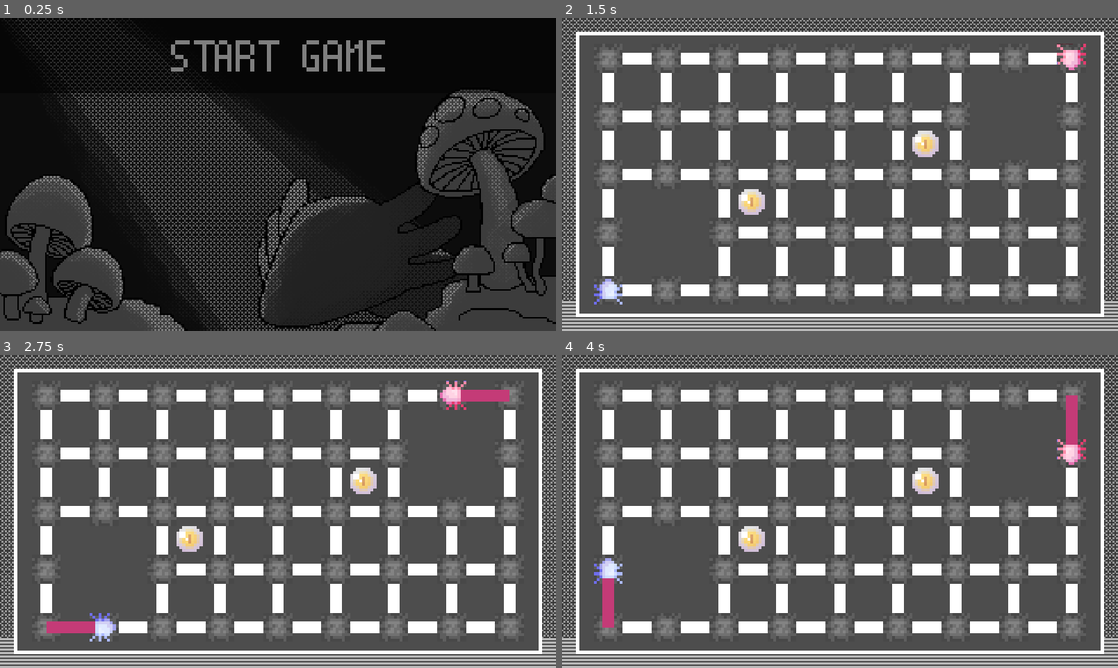
Above: before the commit, frames 1-4 (two rows, left to right).
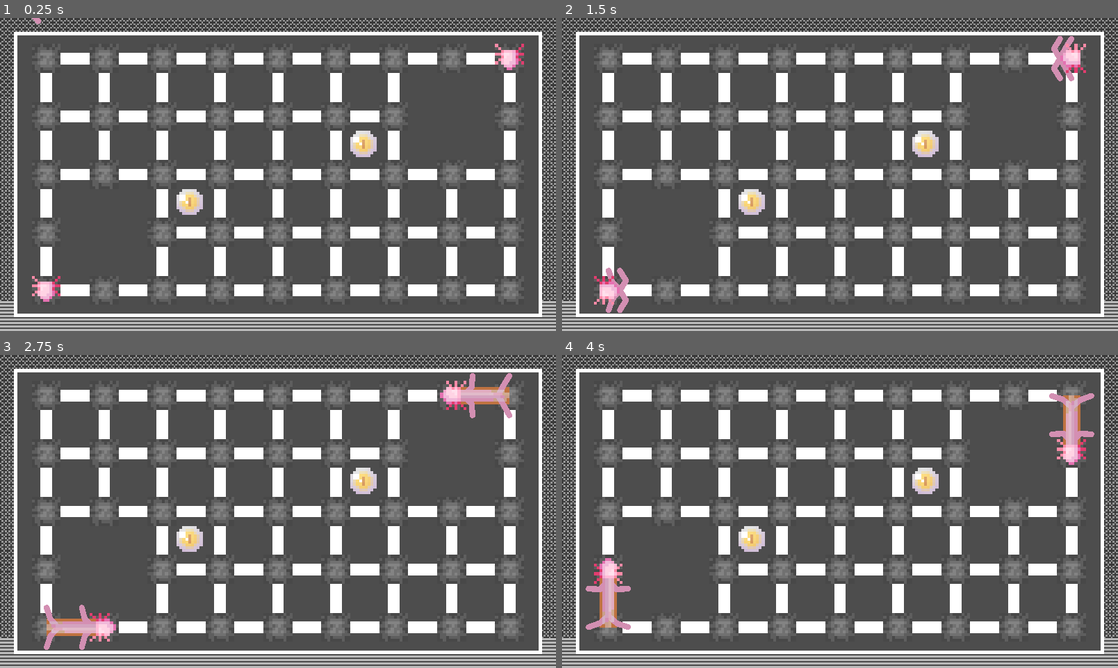
Above: after the commit, the same moments.

Repository: r8114wjbn9118/Hello-Godot-Game-Jam-1
Game: Godot game, scene res://Map/Map.tscn
Two runs of this game, one before a commit and one after it. Both use one fixed random seed, a clock stepped at 60 frames per second and the inputs below. Before the commit the project starts from res://scene/title.tscn. The engine's default icon, where the game draws it, is replaced by a stand-in: a white triangle on a blue panel in a dark square.
Inputs:
- Up to frame 1 (0.25 s): no input
- Up to frame 2 (1.5 s): tap Enter (ui_accept) at 0.5, 0.77 s; hold Right (ui_right) 0.53-1.28 s; hold Z (z) 0.53-1.28 s; hold Down (ui_down) from 1.28 s (still down); tap Z (z) at 1.35 s
- Up to frame 3 (2.75 s): tap Enter (ui_accept) at 1.52, 2 s; release Down (ui_down) at 2.03 s; hold Right (ui_right) from 2.03 s (still down); hold Z (z) from 2.03 s (still down)
- Up to frame 4 (4 s): release Right (ui_right) at 2.78 s; release Z (z) at 2.78 s; hold Up (ui_up) 2.78-3.53 s; tap Z (z) at 2.85 s; tap Enter (ui_accept) at 3.02, 3.77 s; hold Left (ui_left) from 3.53 s (still down); hold Z (z) from 3.53 s (still down)

The runs differ from the first frame. In frame 1, 83% of the frame differs, in the area x 0-100%, y 0-100%; in frame 2, 1.0%; in frame 3, 1.6%; in frame 4, 1.6%.

Commit message:
new body, leg IK and Worm remake

Diff:
--- a/Map/Map.tscn
+++ b/Map/Map.tscn
@@ -7,8 +7,8 @@
 [ext_resource type="Script" path="res://Map/wormManager.gd" id="4_5oq82"]
 [ext_resource type="Script" path="res://Map/VEdgeManager.gd" id="4_m55aa"]
 [ext_resource type="Script" path="res://Map/HEdgeManager.gd" id="5_phctv"]
-[ext_resource type="PackedScene" uid="uid://rjwfydc7rh45" path="res://MapItems/Worm.tscn" id="6_k3m5s"]
 [ext_resource type="PackedScene" uid="uid://ckbpjay4esc8r" path="res://MapItems/Foreground.tscn" id="9_gth0d"]
+[ext_resource type="PackedScene" uid="uid://3wu8fxil0bju" path="res://MapItems/WormTail/body/WormBody.tscn" id="9_tj3aa"]
 
 [node name="Map" type="Node2D"]
 script = ExtResource("1_anpjl")
@@ -45,18 +45,13 @@
 unique_name_in_owner = true
 script = ExtResource("4_5oq82")
 
-[node name="MainWorm" parent="Worm" instance=ExtResource("6_k3m5s")]
+[node name="MainWorm" parent="Worm" instance=ExtResource("9_tj3aa")]
 unique_name_in_owner = true
 position = Vector2(80, 470)
-rotation = 3.14159
-scale = Vector2(5, 5)
 
-[node name="SubWorm" parent="Worm" instance=ExtResource("6_k3m5s")]
+[node name="SubWorm" parent="Worm" instance=ExtResource("9_tj3aa")]
 unique_name_in_owner = true
 position = Vector2(880, 70)
-rotation = 6.28318
-scale = Vector2(5, 5)
-animation = &"sub"
 
 [node name="Foreground" parent="." instance=ExtResource("9_gth0d")]
 unique_name_in_owner = true
--- a/Map/wormManager.gd
+++ b/Map/wormManager.gd
@@ -41,7 +41,8 @@
 	init_pos()
 	move_path = [main_worm.game_pos]
 
-	create_body()
+	#create_body() # NOTE 已放進Worm
+	PathLine.max_distance = max_move_distance
 
 	state = ACTION.WAIT
 
@@ -52,12 +53,12 @@
 	sub_worm.game_pos = point_manager.get_point_game_pos(sub_worm.position)
 	sub_worm.position = point_manager.get_point_position(sub_worm.game_pos)
 
-func create_body():
-	var main_worm_body = main_worm.create_body(max_move_distance)
-	add_child(main_worm_body)
-
-	var sub_worm_body = sub_worm.create_body(max_move_distance)
-	add_child(sub_worm_body)
+#func create_body():
+	#var main_worm_body = main_worm.create_body(max_move_distance)
+	#add_child(main_worm_body)
+	#
+	#var sub_worm_body = sub_worm.create_body(max_move_distance)
+	#add_child(sub_worm_body)
 
 
 
@@ -203,9 +204,13 @@
 
 	_undo_redo.create_action("Move")
 	_undo_redo.add_do_method(move.bind(target, target_sub))
+	_undo_redo.add_do_method(%MainWorm.Do)
+	_undo_redo.add_do_method(%SubWorm.Do)
 	_undo_redo.add_undo_method(unmove.bind(unmove_target, unmove_target_sub))
-	_undo_redo.add_undo_property(main_worm.body, "points", main_worm.body.points)
-	_undo_redo.add_undo_property(sub_worm.body, "points", sub_worm.body.points)
+	_undo_redo.add_undo_method(%MainWorm.Undo)
+	_undo_redo.add_undo_method(%SubWorm.Undo)
+	#_undo_redo.add_undo_property(main_worm.body, "points", main_worm.body.points) # 廢棄
+	#_undo_redo.add_undo_property(sub_worm.body, "points", sub_worm.body.points)
 	_undo_redo.commit_action()
 
 func Reset(): # TODO
@@ -213,9 +218,9 @@
 func Undo():
 	if _undo_redo.has_undo():
 		_undo_redo.undo()
-func Redo(): # TODO
-	if _undo_redo.has_redo():
-		_undo_redo.redo()
+#func Redo(): # TODO
+	#if _undo_redo.has_redo():
+		#_undo_redo.redo()
 
 
 
--- a/MapItems/WormTail/WormTail.gd
+++ b/MapItems/WormTail/WormTail.gd
@@ -1,55 +1,55 @@
-class_name WormTail extends Line2D
-
-var point_manager:PointManager
-
-## 最大距離(格子), 在Map更改max_move_distance
-var max_distance:int = 8
-
-var length:int = 10
-func _init(head, max_distance:int, point_manager) -> void:
-	self.max_distance = max_distance
-
-	self.point_manager = point_manager
-	GRID_SIZE = point_manager.tile_set.tile_size
-	GRID_OFFSET = point_manager.position + GRID_SIZE / 2
-
-	name = head.name + "Body"
-	var arr = []
-	for i in range(length * max_distance):
-		arr.append(head.position)
-	points = arr
-	joint_mode = LINE_JOINT_ROUND
-	modulate = Color("c43b77")
-	width = 20
-
-func setHead(pos)-> void:
-	points[0] = pos
-
-## 頭部移動時連帶執行
-func move(pos) -> void:
-	setHead(pos)
-
-	var arr = points.duplicate()
-	for i in range(1, arr.size()):
-		if (arr[i] - arr[i-1]).length() > length:
-			arr[i] = (arr[i] - arr[i-1]).normalized() * length + arr[i-1]
-			arr[i] = align_to_grid_line(arr[i])  # 僅在容許範圍內時才更新為對齊的結果
-	# 將節點位置對齊到網格
-	points = arr
-
-
-var GRID_SIZE: Vector2  # 假設網格大小為100x100
-var GRID_OFFSET: Vector2  # 網格偏移
-var MAX_DISTANCE: float = 45.0  # 容許距離
-func align_to_grid_line(pos: Vector2) -> Vector2: # 對齊到網格線上 容許距離
-	# 計算當前與前一節點的本地坐標
-	var local_end = pos - GRID_OFFSET
-	var grid = floor(local_end / GRID_SIZE) * GRID_SIZE + GRID_OFFSET + GRID_SIZE / 2
-
-	#var game_pos = point_manager.get_point_game_pos(pos - GRID_SIZE / 2)
-	#var grid = point_manager.get_point_position(game_pos) + GRID_SIZE / 2
-
-	if (pos - grid).length() <= MAX_DISTANCE:
-		return grid + (pos - grid).normalized() * MAX_DISTANCE
-	else:
-		return pos
+#class_name WormTail extends Line2D
+#
+#var point_manager:PointManager
+#
+### 最大距離(格子), 在Map更改max_move_distance
+#var max_distance:int = 8
+#
+#var length:int = 10
+#func _init(head, max_distance:int, point_manager) -> void:
+	#self.max_distance = max_distance
+	#
+	#self.point_manager = point_manager
+	#GRID_SIZE = point_manager.tile_set.tile_size
+	#GRID_OFFSET = point_manager.position + GRID_SIZE / 2
+	#
+	#name = head.name + "Body"
+	#var arr = []
+	#for i in range(length * max_distance):
+		#arr.append(head.position)
+	#points = arr
+	#joint_mode = LINE_JOINT_ROUND
+	#modulate = Color("c43b77")
+	#width = 20
+#
+#func setHead(pos)-> void:
+	#points[0] = pos
+#
+### 頭部移動時連帶執行
+#func move(pos) -> void:
+	#setHead(pos)
+#
+	#var arr = points.duplicate()
+	#for i in range(1, arr.size()):
+		#if (arr[i] - arr[i-1]).length() > length:
+			#arr[i] = (arr[i] - arr[i-1]).normalized() * length + arr[i-1]
+			#arr[i] = align_to_grid_line(arr[i])  # 僅在容許範圍內時才更新為對齊的結果
+	## 將節點位置對齊到網格
+	#points = arr
+		#
+#
+#var GRID_SIZE: Vector2  # 假設網格大小為100x100
+#var GRID_OFFSET: Vector2  # 網格偏移
+#var MAX_DISTANCE: float = 45.0  # 容許距離
+#func align_to_grid_line(pos: Vector2) -> Vector2: # 對齊到網格線上 容許距離
+	## 計算當前與前一節點的本地坐標
+	#var local_end = pos - GRID_OFFSET
+	#var grid = floor(local_end / GRID_SIZE) * GRID_SIZE + GRID_OFFSET + GRID_SIZE / 2
+	#
+	##var game_pos = point_manager.get_point_game_pos(pos - GRID_SIZE / 2)
+	##var grid = point_manager.get_point_position(game_pos) + GRID_SIZE / 2
+#
+	#if (pos - grid).length() <= MAX_DISTANCE:
+		#return grid + (pos - grid).normalized() * MAX_DISTANCE
+	#else:
+		#return pos
--- /dev/null
+++ b/MapItems/WormTail/body/WormBody.tscn
@@ -0,0 +1,67 @@
+[gd_scene load_steps=8 format=3 uid="uid://3wu8fxil0bju"]
+
+[ext_resource type="Script" path="res://MapItems/WormTail/body/worm_body.gd" id="1_aav5k"]
+[ext_resource type="Texture2D" uid="uid://j2mnes0gkf6d" path="res://MapItems/WormTail/body/身體.png" id="2_q8g0w"]
+[ext_resource type="Texture2D" uid="uid://c223dcf0qhqf0" path="res://image/洞螈圖示（粉／藍）/粉紅洞螈.png" id="2_vebed"]
+[ext_resource type="Script" path="res://MapItems/WormTail/body/path_line.gd" id="2_yo5do"]
+[ext_resource type="Script" path="res://MapItems/WormTail/body/body_line.gd" id="4_6p0er"]
+[ext_resource type="PackedScene" uid="uid://up6yecfvyrms" path="res://MapItems/WormTail/legIK/LegIK.tscn" id="5_ca66f"]
+
+[sub_resource type="Curve2D" id="Curve2D_58frh"]
+_data = {
+"points": PackedVector2Array(0, 0, 0, 0, 7, -19, 0, 0, 0, 0, 212, -54)
+}
+point_count = 2
+
+[node name="WormBody" type="Node2D" groups=["Worm"]]
+script = ExtResource("1_aav5k")
+
+[node name="Node" type="Node" parent="."]
+
+[node name="PathLine" type="Line2D" parent="Node"]
+points = PackedVector2Array(0, 0, 82, 9)
+width = 30.0
+default_color = Color(0.750604, 0.452951, 0.254425, 1)
+script = ExtResource("2_yo5do")
+
+[node name="Body" type="Node" parent="Node"]
+script = ExtResource("4_6p0er")
+
+[node name="Path2D" type="Path2D" parent="Node/Body"]
+curve = SubResource("Curve2D_58frh")
+
+[node name="PathFollow2D" type="PathFollow2D" parent="Node/Body/Path2D"]
+position = Vector2(60.5543, -28.1434)
+rotation = -0.169101
+progress = 54.3416
+
+[node name="LegIk_FR" parent="Node/Body" instance=ExtResource("5_ca66f")]
+z_index = -1
+position = Vector2(123, -1)
+
+[node name="LegIk_FL" parent="Node/Body" instance=ExtResource("5_ca66f")]
+z_index = -1
+position = Vector2(-54, 58)
+
+[node name="LegIk_BR" parent="Node/Body" instance=ExtResource("5_ca66f")]
+z_index = -1
+position = Vector2(34, 112)
+
+[node name="LegIk_BL" parent="Node/Body" instance=ExtResource("5_ca66f")]
+z_index = -1
+position = Vector2(146, 100)
+
+[node name="BodyLine" type="Line2D" parent="Node/Body"]
+points = PackedVector2Array(94, 39, 181, 58)
+width = 20.0
+default_color = Color(0.881937, 0.881937, 0.881937, 1)
+texture = ExtResource("2_q8g0w")
+texture_mode = 2
+joint_mode = 2
+begin_cap_mode = 2
+end_cap_mode = 2
+
+[node name="粉紅洞螈" type="Sprite2D" parent="."]
+z_index = 4
+scale = Vector2(5, 5)
+texture = ExtResource("2_vebed")
--- /dev/null
+++ b/MapItems/WormTail/body/body_line.gd
@@ -0,0 +1,75 @@
+class_name BodyLine extends Node
+
+var point_manager:PointManager
+
+## 身體長度
+var max_distance:int = 2
+
+func getPoints():
+	return $BodyLine.points
+func setPoints(arr):
+	$BodyLine.points = arr
+@onready var _line = $BodyLine
+
+var length:int = 10
+func init(head, point_manager) -> void:
+
+	self.point_manager = point_manager
+	GRID_SIZE = point_manager.tile_set.tile_size
+	GRID_OFFSET = point_manager.position + GRID_SIZE / 2
+
+	name = head.name + "Body"
+	var arr = []
+	for i in range(length * max_distance):
+		arr.append(head.position)
+	_line.points = arr
+
+func setHead(pos)-> void:
+	_line.points[0] = pos
+
+## 頭部移動時連帶執行
+func move(pos) -> void:
+	setHead(pos)
+	var arr = _line.points.duplicate()
+	for i in range(1, arr.size()):
+		if (arr[i] - arr[i-1]).length() > length:
+			arr[i] = (arr[i] - arr[i-1]).normalized() * length + arr[i-1]
+			arr[i] = align_to_grid_line(arr[i])  # 僅在容許範圍內時才更新為對齊的結果
+	# 將節點位置對齊到網格
+	_line.points = arr
+
+	var curve:Curve2D = $Path2D.curve
+	curve.clear_points()
+	for i in arr:
+		curve.add_point(i)
+	const FRONT_POS = 0.2
+	const BACK_POS = 0.8
+	$Path2D/PathFollow2D.progress_ratio = FRONT_POS
+	$LegIk_FR.position = $Path2D/PathFollow2D.global_position
+	$LegIk_FR.rotation = $Path2D/PathFollow2D.global_rotation + PI/2
+	$LegIk_FL.position = $Path2D/PathFollow2D.global_position
+	$LegIk_FL.rotation = $Path2D/PathFollow2D.global_rotation - PI/2
+
+	$Path2D/PathFollow2D.progress_ratio = BACK_POS
+	$LegIk_BR.position = $Path2D/PathFollow2D.global_position
+	$LegIk_BR.rotation = $Path2D/PathFollow2D.global_rotation + PI/2
+	$LegIk_BL.position = $Path2D/PathFollow2D.global_position
+	$LegIk_BL.rotation = $Path2D/PathFollow2D.global_rotation - PI/2
+
+
+
+var GRID_SIZE: Vector2  # 假設網格大小為100x100
+var GRID_OFFSET: Vector2  # 網格偏移
+var MAX_DISTANCE: float = 45.0  # 容許距離
+func align_to_grid_line(pos: Vector2) -> Vector2: # 對齊到網格線上 容許距離
+	# 計算當前與前一節點的本地坐標
+	var local_end = pos - GRID_OFFSET
+	var grid = floor(local_end / GRID_SIZE) * GRID_SIZE + GRID_OFFSET + GRID_SIZE / 2
+
+	#var game_pos = point_manager.get_point_game_pos(pos - GRID_SIZE / 2)
+	#var grid = point_manager.get_point_position(game_pos) + GRID_SIZE / 2
+
+	if (pos - grid).length() <= MAX_DISTANCE:
+		return grid + (pos - grid).normalized() * MAX_DISTANCE
+	else:
+		return pos
--- /dev/null
+++ b/MapItems/WormTail/body/path_line.gd
@@ -0,0 +1,51 @@
+class_name PathLine extends Line2D
+
+var point_manager:PointManager
+
+## 最大距離(格子), 在Map更改max_move_distance
+static var max_distance:int = 8
+
+var length:int = 10
+func init(head, point_manager) -> void:
+
+	self.point_manager = point_manager
+	GRID_SIZE = point_manager.tile_set.tile_size
+	GRID_OFFSET = point_manager.position + GRID_SIZE / 2
+
+	name = head.name + "Body"
+	var arr = []
+	for i in range(length * max_distance):
+		arr.append(head.position)
+	points = arr
+
+func setHead(pos)-> void:
+	points[0] = pos
+
+## 頭部移動時連帶執行
+func move(pos) -> void:
+	setHead(pos)
+
+	var arr = points.duplicate()
+	for i in range(1, arr.size()):
+		if (arr[i] - arr[i-1]).length() > length:
+			arr[i] = (arr[i] - arr[i-1]).normalized() * length + arr[i-1]
+			arr[i] = align_to_grid_line(arr[i])  # 僅在容許範圍內時才更新為對齊的結果
+	# 將節點位置對齊到網格
+	points = arr
+
+
+var GRID_SIZE: Vector2  # 假設網格大小為100x100
+var GRID_OFFSET: Vector2  # 網格偏移
+var MAX_DISTANCE: float = 45.0  # 容許距離
+func align_to_grid_line(pos: Vector2) -> Vector2: # 對齊到網格線上 容許距離
+	# 計算當前與前一節點的本地坐標
+	var local_end = pos - GRID_OFFSET
+	var grid = floor(local_end / GRID_SIZE) * GRID_SIZE + GRID_OFFSET + GRID_SIZE / 2
+
+	#var game_pos = point_manager.get_point_game_pos(pos - GRID_SIZE / 2)
+	#var grid = point_manager.get_point_position(game_pos) + GRID_SIZE / 2
+
+	if (pos - grid).length() <= MAX_DISTANCE:
+		return grid + (pos - grid).normalized() * MAX_DISTANCE
+	else:
+		return pos
--- /dev/null
+++ b/MapItems/WormTail/body/worm_body.gd
@@ -0,0 +1,106 @@
+@tool
+class_name Worm extends Node2D
+
+signal change_state(target, old_state, new_state)
+signal move_finish_signal()
+
+@export var move_speed:float = 200
+
+enum ACTION {
+	WAIT,
+	MOVE,
+	BACK,
+}
+
+var state:ACTION :
+	set(value):
+		change_state.emit(self, state, value)
+		state = value
+
+var game_pos:Vector2i
+var target_game_pos
+var target_pos
+
+var action_distance:int = 1 # 行動距離
+var move_path = [] # TODO
+
+
+
+
+func _physics_process(delta: float):
+	if state == ACTION.MOVE:
+		move(delta)
+
+
+#region by DF
+@onready var _pathLine := $Node/PathLine
+@onready var _bodyLine := $Node/Body
+# Called when the node enters the scene tree for the first time.
+func _ready() -> void:
+	_pathLine.init(self, %Point)
+	_bodyLine.init(self, %Point)
+	_pathLine.move(position)
+	_bodyLine.move(position)
+
+func set_pos(game_pos, target_pos): # NOTE 由UNDO調用
+	self.game_pos = game_pos
+	position = target_pos
+
+func move(delta):
+	position += position.direction_to(target_pos) * move_speed * delta
+	_pathLine.move(position)
+	_bodyLine.move(position)
+
+	if reach_destination(position, target_pos):
+		move_finish()
+		return false
+	return true
+
+func _move(): # NOTE move  (不應該被直接調用)
+	pass
+func _unmove(PathPoints, BodyPoints): # NOTE move 的反向操作 (不應該被直接調用)
+	_pathLine.points = PathPoints
+	_bodyLine.setPoints(BodyPoints)
+	_pathLine.move(position)
+	_bodyLine.move(position)
+
+
+@onready var _undoRedo:UndoRedo = UndoRedo.new()
+func Do(): # NOTE 由WormManager調用
+	_undoRedo.create_action("nothing")
+	_undoRedo.add_undo_method(_move)
+	#print_tree_pretty()
+	_undoRedo.add_undo_method(_unmove.bind(_pathLine.points, _bodyLine.getPoints()))
+	_undoRedo.commit_action()
+func Undo():
+	if _undoRedo.has_undo():
+		_undoRedo.undo()
+#endregion
+
+func reach_destination(a, b):
+	if a.distance_squared_to(b) < move_speed / 100:
+		position = b
+		return true
+	return false
+
+
+func can_move(direction, map_size):
+	var target_game_pos = game_pos + direction
+	if target_game_pos.x < 0 or target_game_pos.x >= map_size.x:
+		return null
+	if target_game_pos.y < 0 or target_game_pos.y >= map_size.y:
+		return null
+	return target_game_pos
+	pass
+
+func start_move(target_game_pos, target_pos):
+	printt("Worm Start Move", target_game_pos, target_pos)
+	state = ACTION.MOVE
+	self.target_game_pos = target_game_pos
+	self.target_pos = target_pos
+
+func move_finish():
+	game_pos = target_game_pos
+	target_game_pos = null
+	state = ACTION.WAIT
+	move_finish_signal.emit()
--- /dev/null
+++ b/MapItems/WormTail/legIK/LegIK.tscn
@@ -0,0 +1,25 @@
+[gd_scene load_steps=2 format=3 uid="uid://up6yecfvyrms"]
+
+[ext_resource type="Script" path="res://MapItems/WormTail/legIK/leg_ik.gd" id="1_eerbp"]
+
+[node name="LegIk" type="Node2D"]
+script = ExtResource("1_eerbp")
+
+[node name="Node" type="Node" parent="."]
+
+[node name="Line2D" type="Line2D" parent="Node"]
+unique_name_in_owner = true
+points = PackedVector2Array(0, 0, 17, -10.5357, 34, 0)
+default_color = Color(0.827451, 0.560784, 0.698039, 1)
+joint_mode = 2
+begin_cap_mode = 2
+end_cap_mode = 2
+metadata/_edit_lock_ = true
+
+[node name="LegEnd" type="Marker2D" parent="Node"]
+unique_name_in_owner = true
+position = Vector2(34, 0)
+
+[node name="Target" type="Marker2D" parent="."]
+unique_name_in_owner = true
+position = Vector2(34, 0)
--- /dev/null
+++ b/MapItems/WormTail/legIK/leg_ik.gd
@@ -0,0 +1,31 @@
+@tool
+extends Node2D
+
+
+const LENGTH = 20.0
+const STEP_LENGTH = 20.0
+# Called every frame. 'delta' is the elapsed time since the previous frame.
+func _process(delta: float) -> void:
+	var StartAt:Vector2 = global_position
+	var EndAt:Vector2 = %LegEnd.global_position
+	if (%LegEnd.global_position - %Target.global_position).length() > STEP_LENGTH: # 重置落腳點
+		%LegEnd.global_position = %Target.global_position
+	for i in range(10):
+		FABRIK_F(StartAt, EndAt)
+		FABRIK_I(StartAt, EndAt)
+		FABRIK_F(StartAt, EndAt)
+
+func FABRIK_F(start:Vector2, end:Vector2):  # 正向
+	var arr:PackedVector2Array = %Line2D.points
+	arr[0] = start
+	for i in range(1, arr.size()):
+		if (arr[i] - arr[i-1]).length() > LENGTH:
+			arr[i] = (arr[i] - arr[i-1]).normalized() * LENGTH + arr[i-1]
+	arr[-1] = end
+	%Line2D.points = arr
+func FABRIK_I(start:Vector2, end:Vector2):  # 反向
+	var arr:PackedVector2Array = %Line2D.points
+	for i in range(arr.size()-2, -1, -1): # 反向
+			if (arr[i] - arr[i+1]).length() > LENGTH:
+				arr[i] = (arr[i] - arr[i+1]).normalized() * LENGTH + arr[i+1]
+	%Line2D.points = arr
--- a/MapItems/worm.gd
+++ b/MapItems/worm.gd
@@ -1,79 +1,79 @@
-@tool
-extends Node2D
-class_name Worm
-
-signal change_state(target, old_state, new_state)
-signal move_finish_signal()
-
-@export var move_speed:float = 200
-
-enum ACTION {
-	WAIT,
-	MOVE,
-	BACK,
-}
-
-var state:ACTION :
-	set(value):
-		change_state.emit(self, state, value)
-		state = value
-
-var game_pos:Vector2i
-var target_game_pos
-var target_pos
-
-var action_distance:int = 1 # 行動距離
-var move_path = [] # TODO
-
-var body:WormTail
-
-
-func _physics_process(delta: float):
-	if state == ACTION.MOVE:
-		move(delta)
-
-
-func create_body(max_distance):
-	body = WormTail.new(self, max_distance, %Point)
-	return body
-
-func set_pos(game_pos, target_pos): # NOTE 由UNDO調用
-	self.game_pos = game_pos
-	position = target_pos
-
-func move(delta):
-	position += position.direction_to(target_pos) * move_speed * delta
-	body.move(position)
-
-	if reach_destination(position, target_pos):
-		move_finish()
-		return false
-	return true
-
-func reach_destination(a, b):
-	if a.distance_squared_to(b) < move_speed / 100:
-		position = b
-		return true
-	return false
-
-
-func can_move(direction, map_size):
-	var target_game_pos = game_pos + direction
-	if target_game_pos.x < 0 or target_game_pos.x >= map_size.x:
-		return null
-	if target_game_pos.y < 0 or target_game_pos.y >= map_size.y:
-		return null
-	return target_game_pos
-	pass
-
-func start_move(target_game_pos, target_pos):
-	printt("Worm Start Move", target_game_pos, target_pos)
-	state = ACTION.MOVE
-	self.target_game_pos = target_game_pos
-	self.target_pos = target_pos
-
-func move_finish():
-	game_pos = target_game_pos
-	target_game_pos = null
-	state = ACTION.WAIT
-	move_finish_signal.emit()
+#@tool
+#extends Node2D
+#class_name Worm
+#
+#signal change_state(target, old_state, new_state)
+#signal move_finish_signal()
+#
+#@export var move_speed:float = 200
+#
+#enum ACTION {
+	#WAIT,
+	#MOVE,
+	#BACK,
+#}
+#
+#var state:ACTION :
+	#set(value):
+		#change_state.emit(self, state, value)
+		#state = value
+#
+#var game_pos:Vector2i
+#var target_game_pos
+#var target_pos
+#
+#var action_distance:int = 1 # 行動距離
+#var move_path = [] # TODO
+#
+#var body:WormTail
+#
+#
+#func _physics_process(delta: float):
+	#if state == ACTION.MOVE:
+		#move(delta)
+#
+#
+#func create_body(max_distance):
+	#body = WormTail.new(self, max_distance, %Point)
+	#return body
+	#
+#func set_pos(game_pos, target_pos): # NOTE 由UNDO調用
+	#self.game_pos = game_pos
+	#position = target_pos
+#
+#func move(delta):
+	#position += position.direction_to(target_pos) * move_speed * delta
+	#body.move(position)
+	#
+	#if reach_destination(position, target_pos):
+		#move_finish()
+		#return false
+	#return true
+#
+#func reach_destination(a, b):
+	#if a.distance_squared_to(b) < move_speed / 100:
+		#position = b
+		#return true
+	#return false
+#
+#
+#func can_move(direction, map_size):
+	#var target_game_pos = game_pos + direction
+	#if target_game_pos.x < 0 or target_game_pos.x >= map_size.x:
+		#return null
+	#if target_game_pos.y < 0 or target_game_pos.y >= map_size.y:
+		#return null
+	#return target_game_pos
+	#pass
+#
+#func start_move(target_game_pos, target_pos):
+	#printt("Worm Start Move", target_game_pos, target_pos)
+	#state = ACTION.MOVE
+	#self.target_game_pos = target_game_pos
+	#self.target_pos = target_pos
+#
+#func move_finish():
+	#game_pos = target_game_pos
+	#target_game_pos = null
+	#state = ACTION.WAIT
+	#move_finish_signal.emit()
--- a/project.godot
+++ b/project.godot
@@ -11,7 +11,7 @@
 [application]
 
 config/name="畫龍點睛"
-run/main_scene="res://scene/title.tscn"
+run/main_scene="res://Map/Map.tscn"
 config/features=PackedStringArray("4.3", "GL Compatibility")
 config/icon="res://icon.svg"
 
Binary file added: MapItems/WormTail/body/身體.png
Not shown, added: MapItems/WormTail/body/身體.png.import
